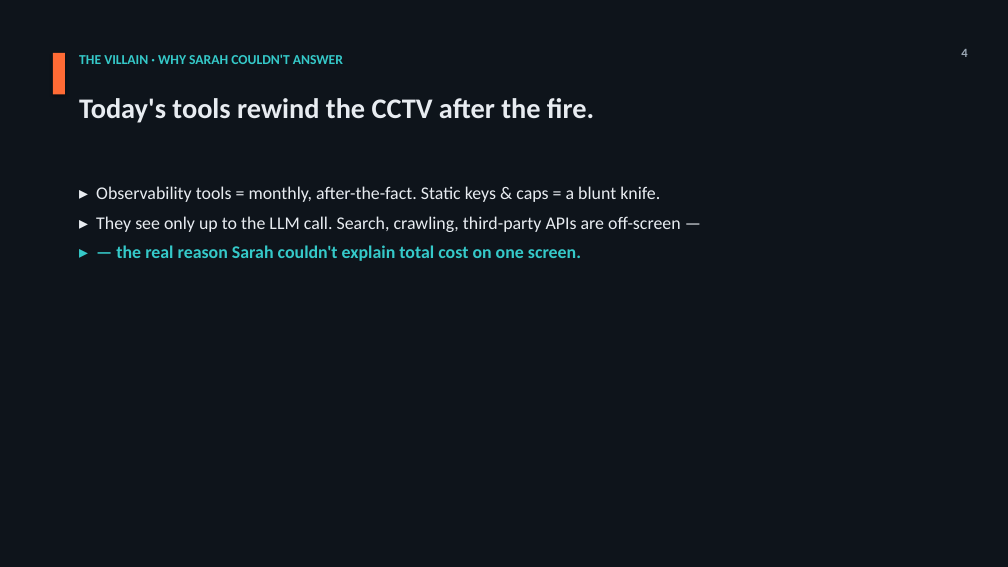
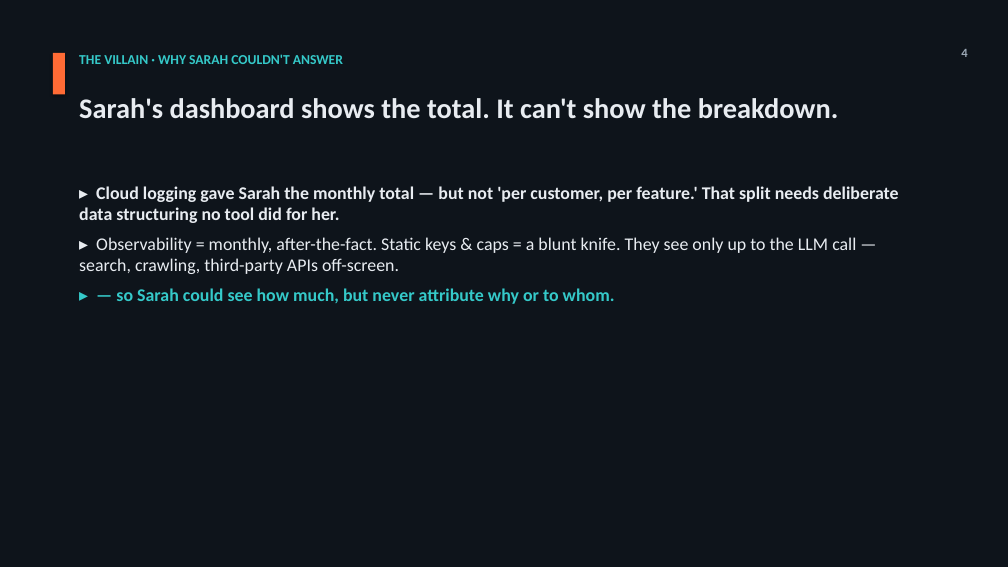
Before and after one commit to jmormalik/WTIA_AI_Cost_Gov, a slide deck: slide 4 of deliverables/Pitch_Deck_VersionB_Hero-Hybrid_EN.pptx. Drawn at 1008x567 pixels with LibreOffice and Linux fonts; fonts in the diff are those of the drawing. Boxes give left, top, right and bottom in pixels: in the first picture for what was removed or moved away, otherwise in the second. Text is boxed around its words. In the diff, an @@ line names an element or a change of style, - is before the commit and + after.

```diff
--- a/deliverables/Pitch_Deck_VersionB_Hero-Hybrid_EN.pptx
+++ b/deliverables/Pitch_Deck_VersionB_Hero-Hybrid_EN.pptx
@@ text at [79,98,838,118]: text changed @@
-Today's tools rewind the CCTV after the fire.
+Sarah's dashboard shows the total. It can't show the breakdown.
@@ text at [79,186,899,304]: text changed; bold on @@
-▸ Observability tools = monthly, after-the-fact. Static keys & caps = a blunt knife.
-▸ They see only up to the LLM call. Search, crawling, third-party APIs are off-screen —
-▸ — the real reason Sarah couldn't explain total cost on one screen.
+▸ Cloud logging gave Sarah the monthly total — but not 'per customer, per feature.' That split needs deliberate data structuring no tool did for her.
+▸ Observability = monthly, after-the-fact. Static keys & caps = a blunt knife. They see only up to the LLM call — search, crawling, third-party APIs off-screen.
+▸ — so Sarah could see how much, but never attribute why or to whom.
```
Also in this commit, not shown: 4 other slides changed, 6 other files.
